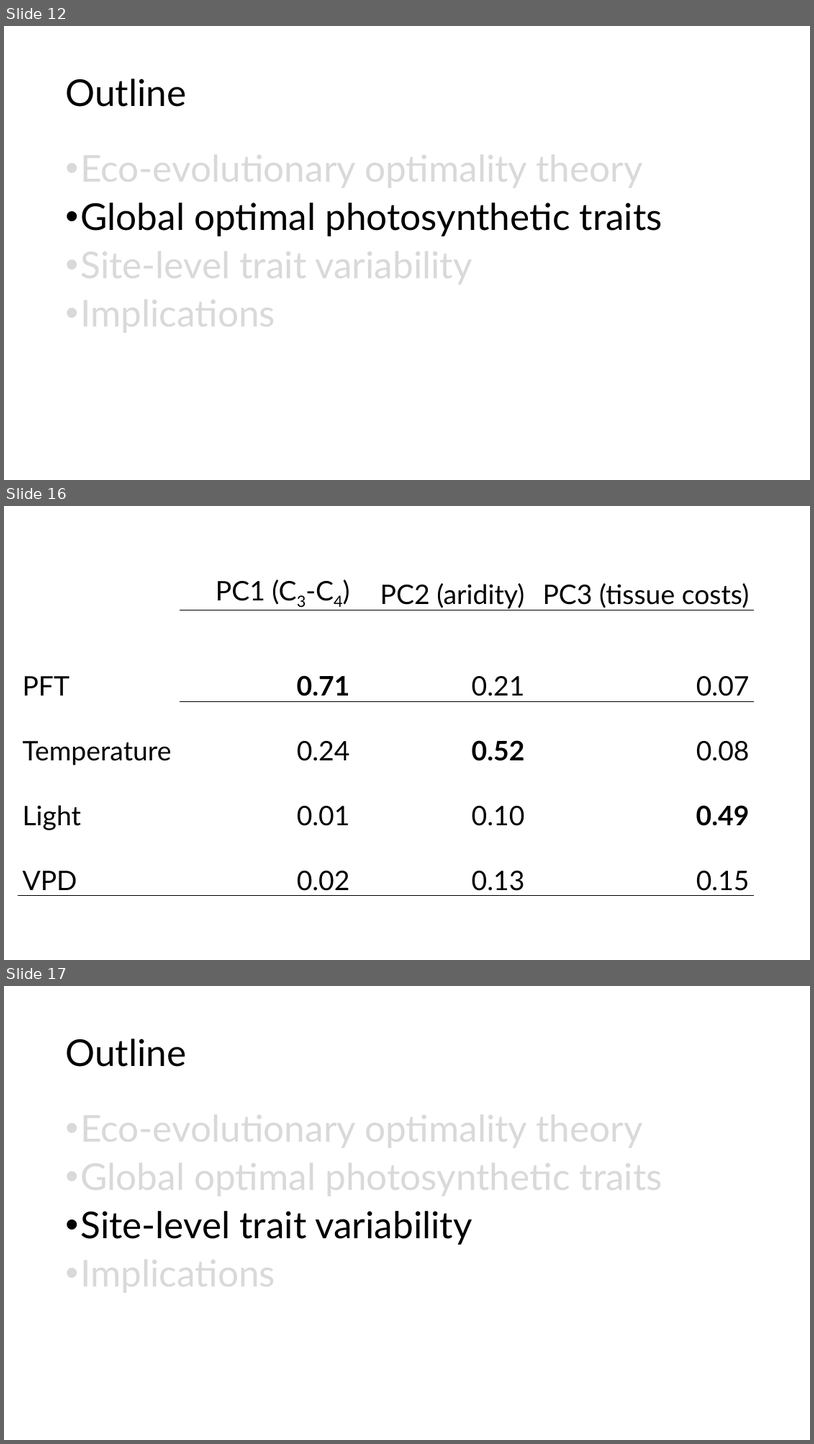
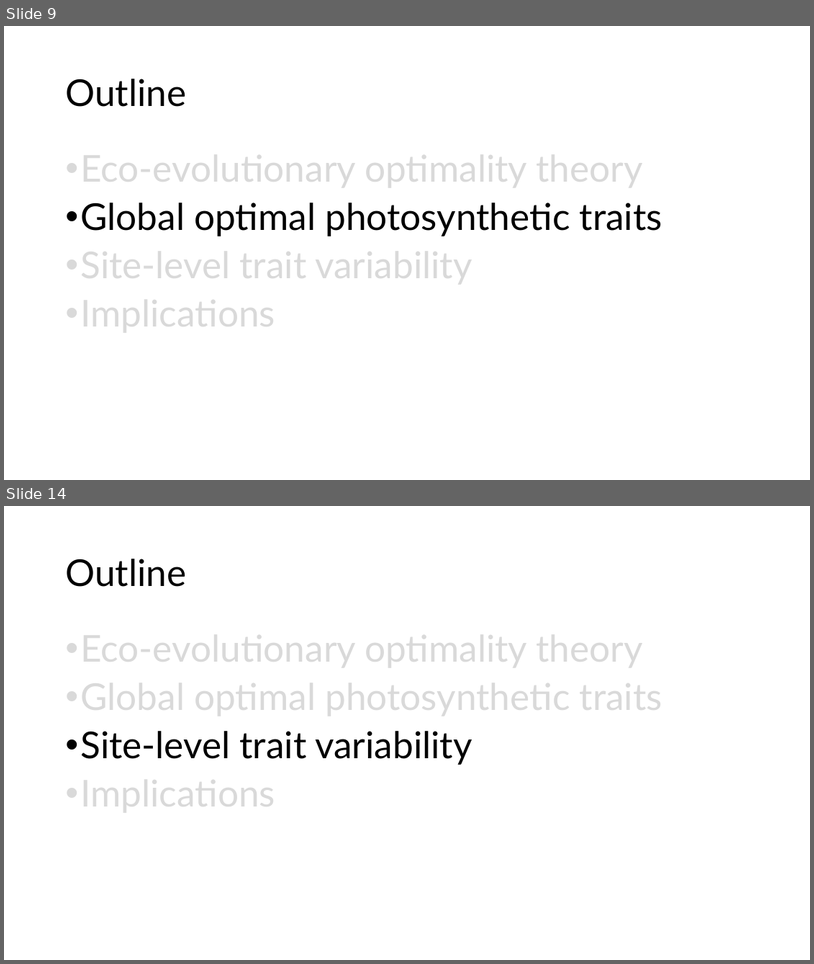
Before and after one commit to SmithEcophysLab/egu_2026, a slide deck: src/egu2026_optphoto_smith.pptx. Shown one above the other, each under a label of ours: slides 12, 16 and 17 before the commit, slides 9 and 14 after it; the slides between them are not shown. The pictures are 814x1444 and 814x964 pixels, drawn with LibreOffice and Linux fonts; fonts in the diff are those of the drawing. Boxes give left, top, right and bottom in pixels: in the first picture for what was removed or moved away, otherwise in the second. Text is boxed around its words. In the diff, an @@ line names an element or a change of style, - is before the commit and + after.

```diff
--- a/src/egu2026_optphoto_smith.pptx
+++ b/src/egu2026_optphoto_smith.pptx
@@ slide 16 removed at box(4, 506, 810, 960), background #FFFFFF @@
@@ table removed at box(18, 537, 754, 893), 5 rows, 4 columns @@
- | PC1 (C3-C4) | PC2 (aridity) | PC3 (tissue costs)
-PFT | 0.71 | 0.21 | 0.07
-Temperature | 0.24 | 0.52 | 0.08
-Light | 0.01 | 0.10 | 0.49
-VPD | 0.02 | 0.13 | 0.15
@@ what was slide 12 is now slide 9 @@
@@ what was slide 17 is now slide 14 @@
```
Also in this commit, not shown: 12 slides changed, 2 slides added, 4 other slides removed, 1 other file.
